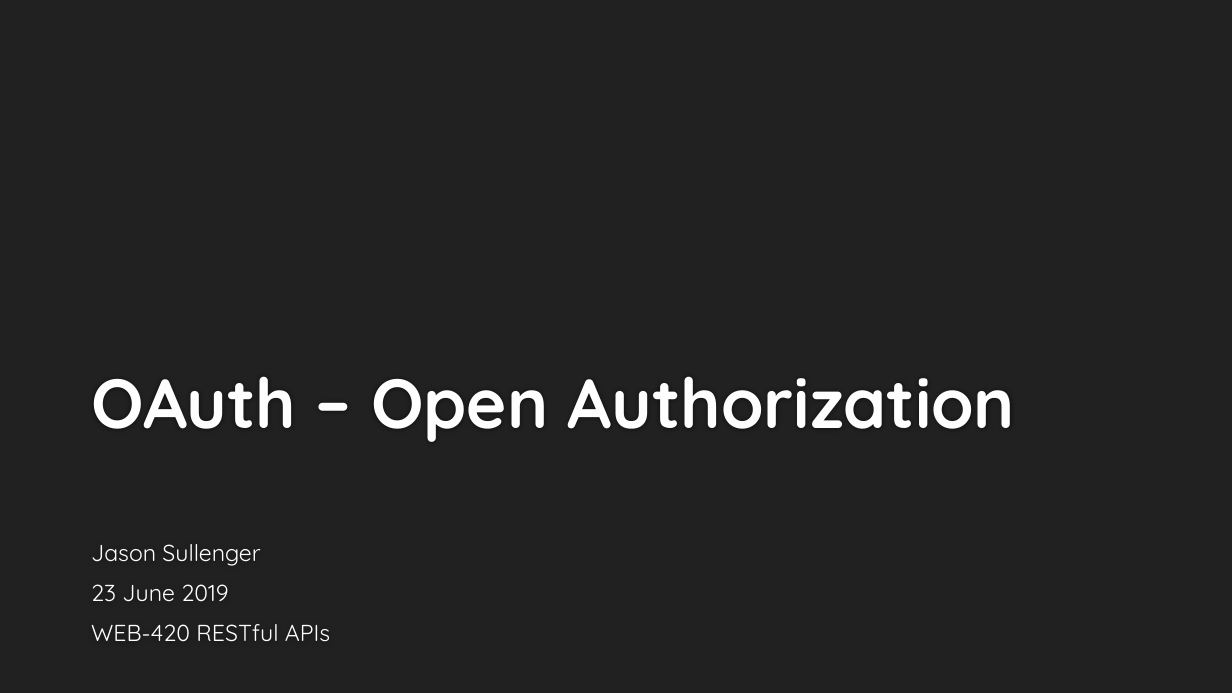
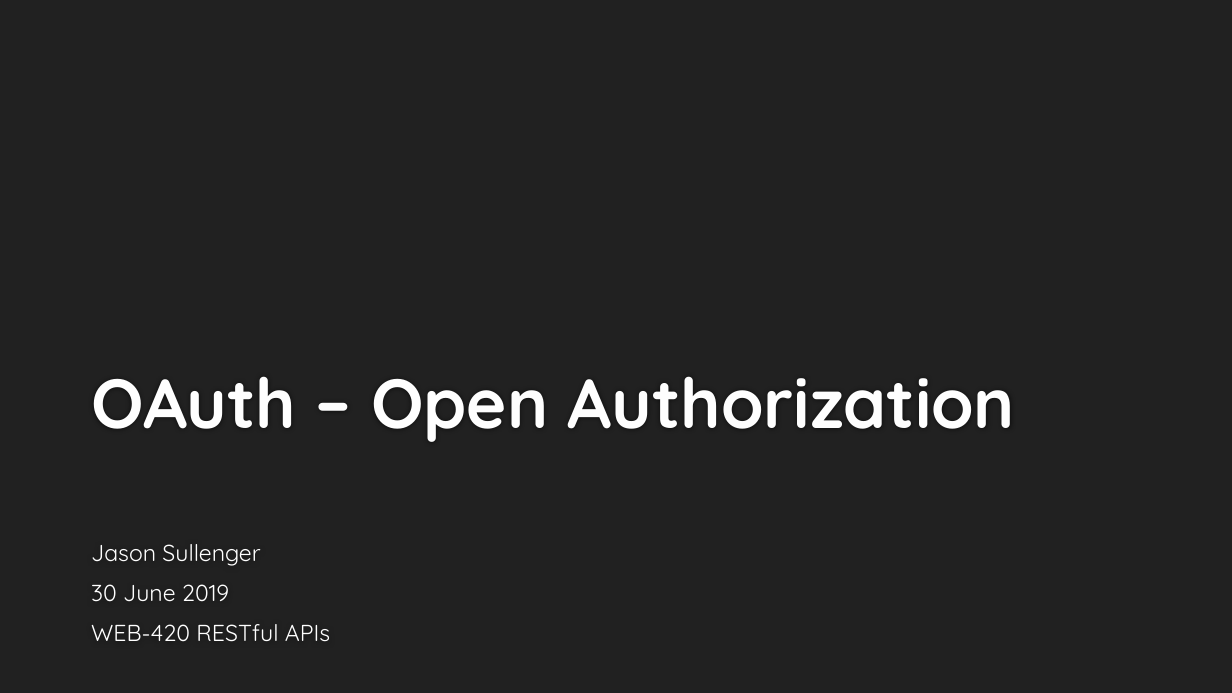
Before and after one commit to Sullenger/sullenger.github.io, a slide deck: slide 1 of restful-Api-Presentation/sullenger-Assignment-9.2.pptx. Drawn at 1232x693 pixels with LibreOffice and Linux fonts; fonts in the diff are those of the drawing; background and template pictures are left out. Boxes give left, top, right and bottom in pixels: in the first picture for what was removed or moved away, otherwise in the second. Text is boxed around its words. In the diff, an @@ line names an element or a change of style, - is before the commit and + after.

```diff
--- a/restful-Api-Presentation/sullenger-Assignment-9.2.pptx
+++ b/restful-Api-Presentation/sullenger-Assignment-9.2.pptx
@@ subtitle at <box>91,584,229,602</box>: text changed @@
-23 June 2019
+30 June 2019
```
Also in this commit, not shown: 1 other file.
